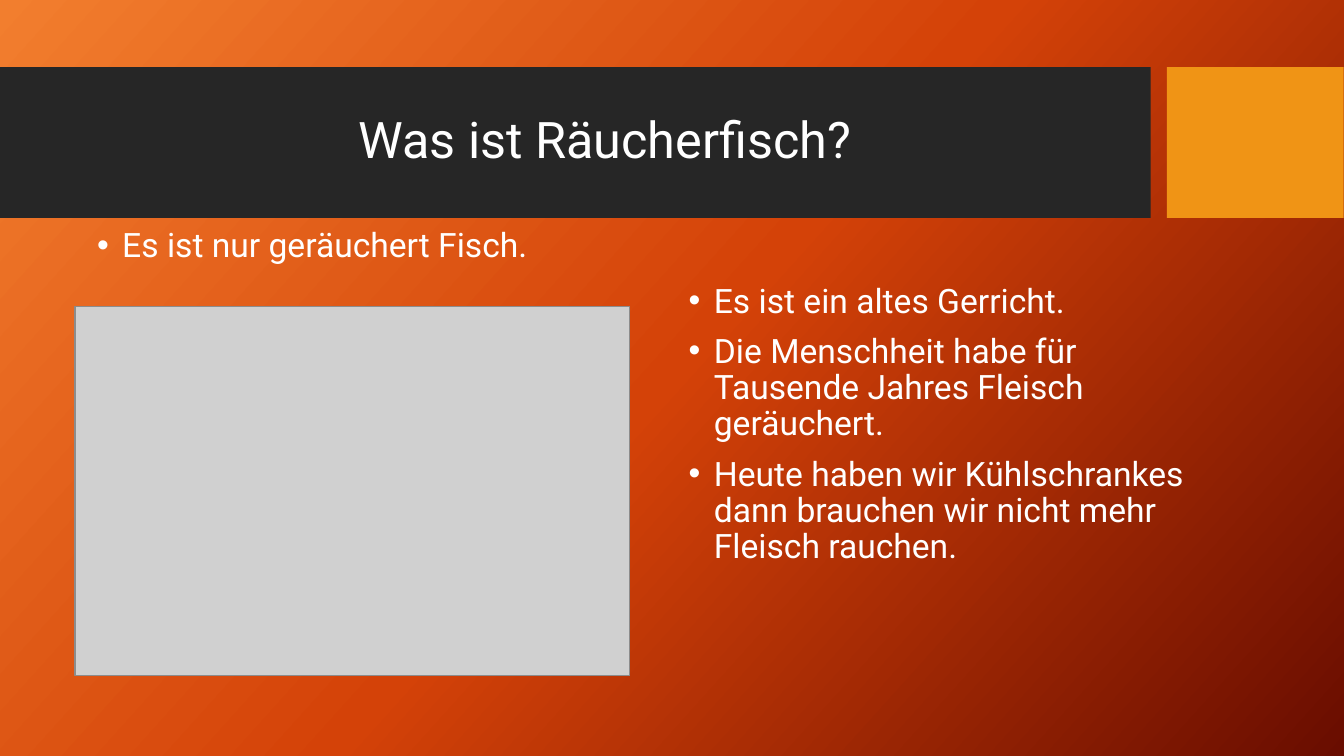
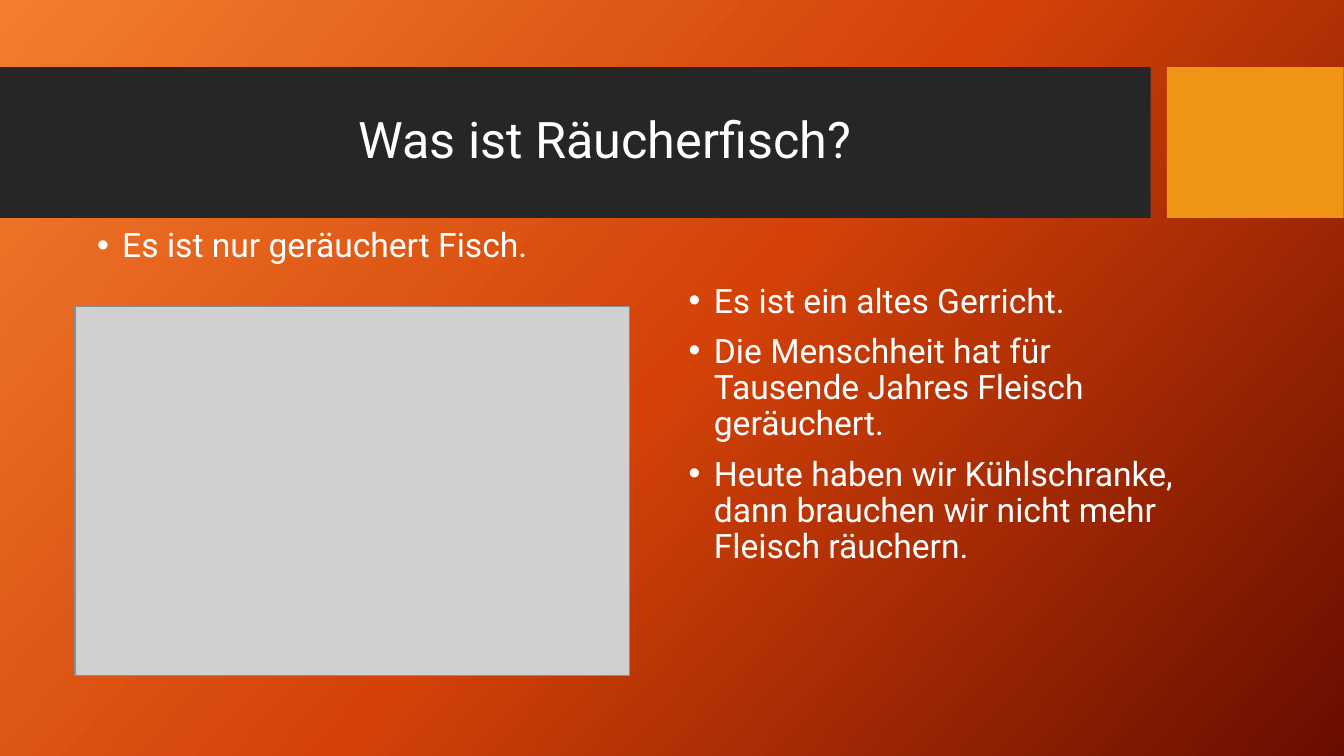
Before and after one commit to ClarkGuilty/2017, a slide deck: slide 3 of otrasMaterias/Präsentation.pptx. Drawn at 1344x756 pixels with LibreOffice and Linux fonts; fonts in the diff are those of the drawing; grey boxes stand for pictures; background and template pictures are left out. Boxes give left, top, right and bottom in pixels: in the first picture for what was removed or moved away, otherwise in the second. Text is boxed around its words. In the diff, an @@ line names an element or a change of style, - is before the commit and + after.

```diff
--- a/otrasMaterias/Präsentation.pptx
+++ b/otrasMaterias/Präsentation.pptx
@@ text at (x1=714, y1=337, x2=1173, y2=559): text changed @@
-• Die Menschheit habe für Tausende Jahres Fleisch geräuchert.
-• Heute haben wir Kühlschrankes dann brauchen wir nicht mehr Fleisch rauchen.
+• Die Menschheit hat für Tausende Jahres Fleisch geräuchert.
+• Heute haben wir Kühlschranke, dann brauchen wir nicht mehr Fleisch räuchern.
```
Also in this commit, not shown: 3 other slides changed, 3 other files.
